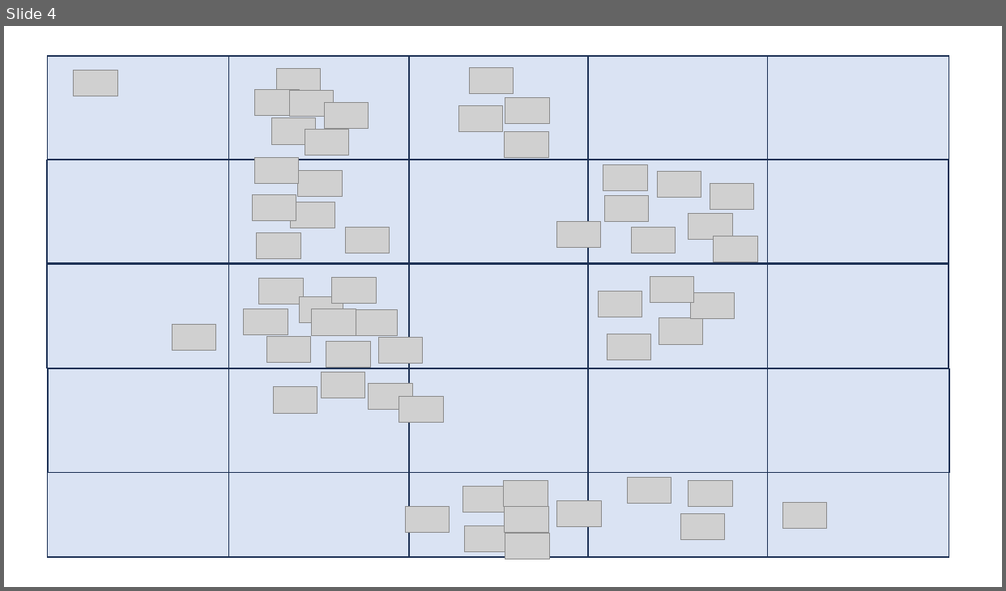
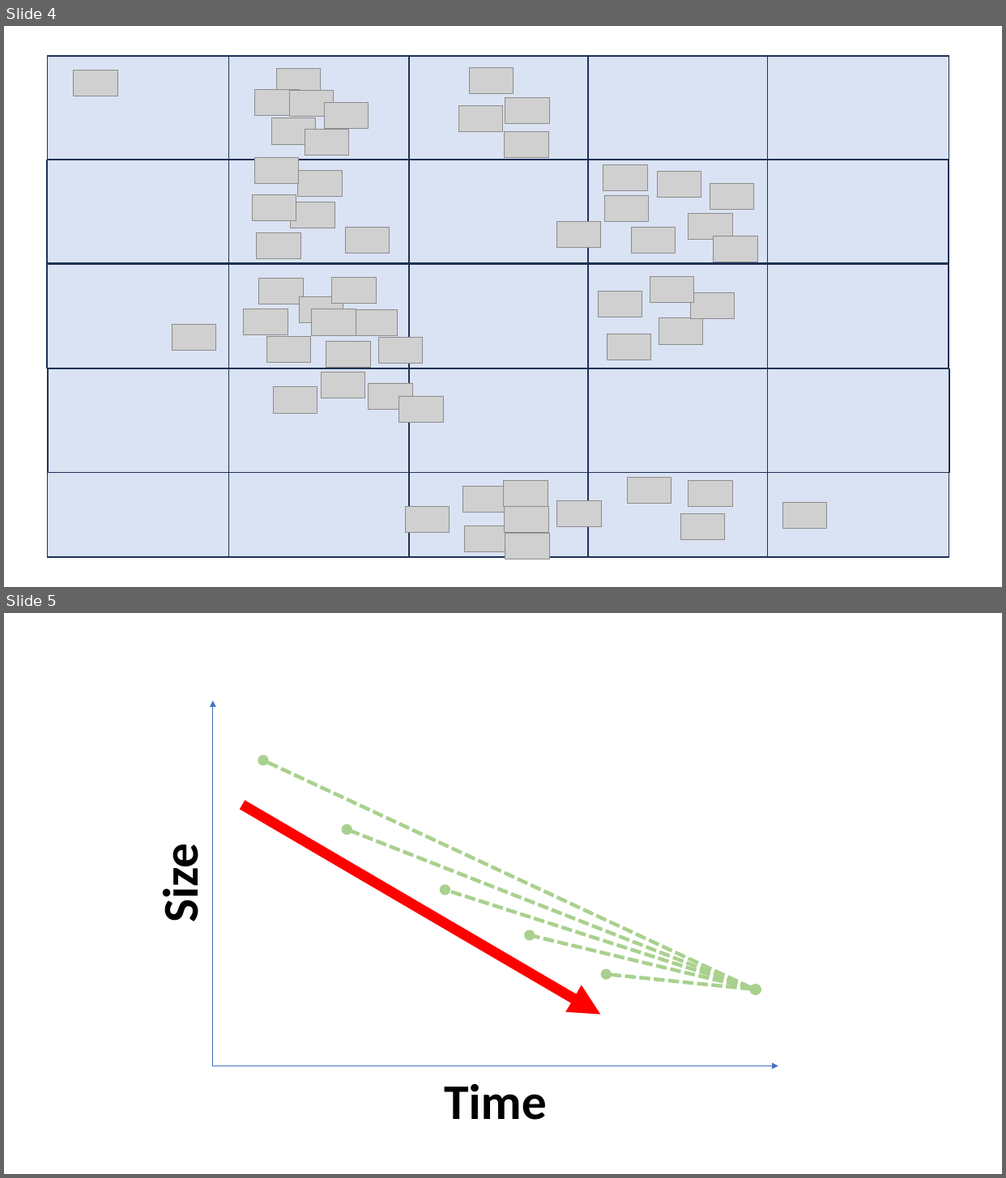
Before and after one commit to shcaba/Stock-Assessment-Learning-Tool, a slide deck: SALT_icons.pptx. Shown one above the other, each under a label of ours: slide 4 before the commit, slides 4 and 5 after it. The pictures are 1006x591 and 1006x1178 pixels, drawn with LibreOffice and Linux fonts; fonts in the diff are those of the drawing; grey boxes stand for pictures. Boxes give left, top, right and bottom in pixels: in the first picture for what was removed or moved away, otherwise in the second. Text is boxed around its words. In the diff, an @@ line names an element or a change of style, - is before the commit and + after.

```diff
--- a/SALT_icons.pptx
+++ b/SALT_icons.pptx
@@ slide 5 added at (4, 613, 1002, 1174), background #FFFFFF @@
@@ arrow added from (213, 1066) to (213, 700), #4472C4 0.5 pt @@
@@ double arrow added from (755, 990) to (263, 760), #A9D18E 3.5 pt dashed @@
@@ arrow added from (242, 805) to (601, 1014), #FF0000 10 pt @@
@@ double arrow added from (755, 990) to (347, 829), #A9D18E 3.5 pt dashed @@
@@ text added at (151, 850, 211, 921), 48 pt, text #000000, bold @@
+Size
@@ double arrow added from (756, 990) to (445, 890), #A9D18E 3.5 pt dashed @@
@@ double arrow added from (756, 990) to (530, 935), #A9D18E 3.5 pt dashed @@
@@ double arrow added from (756, 990) to (606, 974), #A9D18E 3.5 pt dashed @@
@@ arrow added from (212, 1066) to (778, 1066), #4472C4 0.5 pt @@
@@ text added at (444, 1084, 547, 1120), 48 pt, text #000000, bold @@
+Time
```
Also in this commit, not shown: 1 other slide added, 6 other files.
